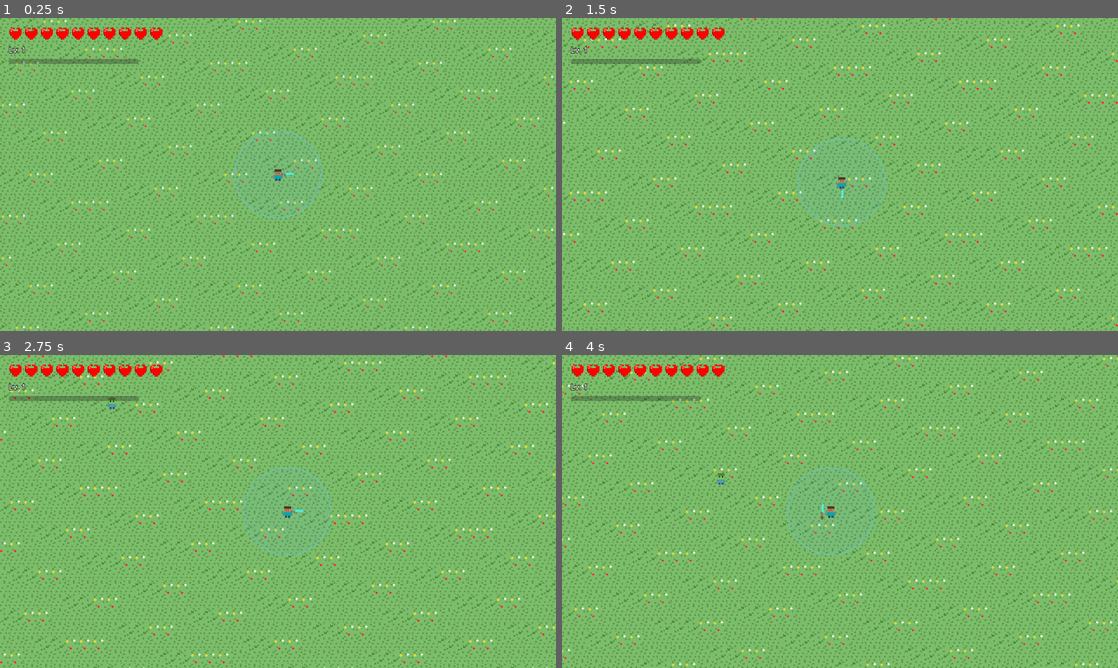
Above: before the commit, frames 1-4 (two rows, left to right).
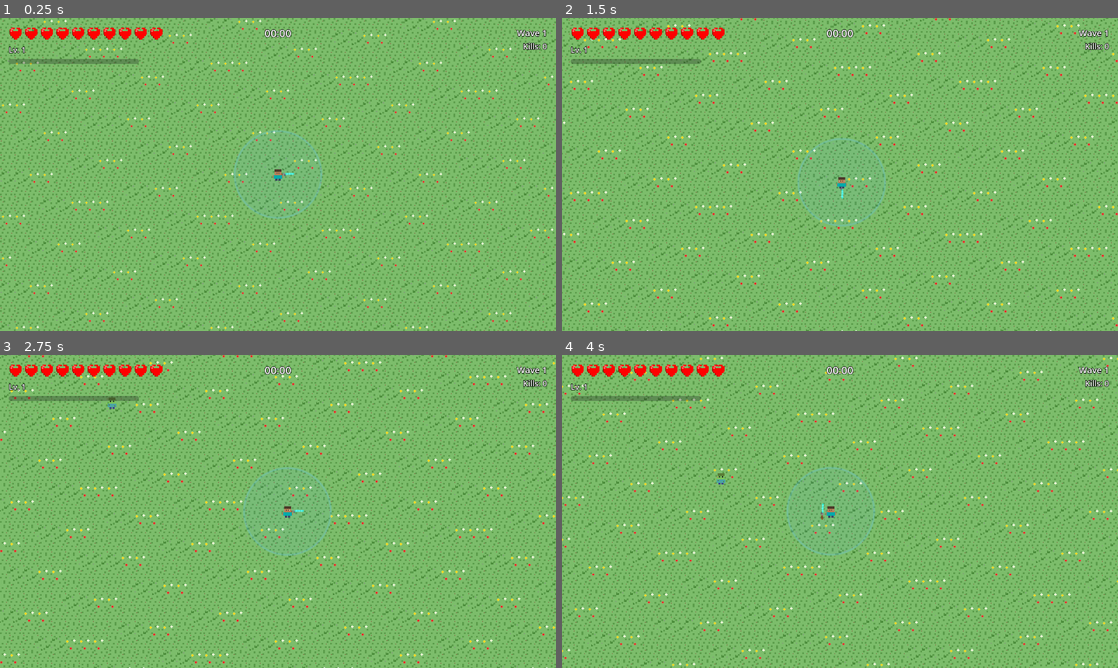
Above: after the commit, the same moments.

Repository: newbdez33/minecraft-survivors
Game: Godot game, scene res://scenes/main.tscn
Same seed, same stepped clock (60 frames per second), same inputs: the game is played once before the commit and once after it.
Inputs:
- Up to frame 1 (0.25 s): no input
- Up to frame 2 (1.5 s): tap Enter at 0.5 s; hold D (move_right) 0.53-1.28 s; hold S (move_down) from 1.28 s (still down)
- Up to frame 3 (2.75 s): release S (move_down) at 2.03 s; hold D (move_right) from 2.03 s (still down)
- Up to frame 4 (4 s): release D (move_right) at 2.78 s; hold W (move_up) 2.78-3.53 s; hold A (move_left) from 3.53 s (still down)

The runs differ from the first frame. In frame 1, 0.3% of the frame differs, in the area x 47-99%, y 3-11%; in frame 2, 0.3%; in frame 3, 0.3%; in frame 4, 0.3%.

Commit message:
feat: Phase 4 Step 11-12 - Spawner update and full integration
Step 11:
- Add Enderman/Witch to spawner (spawn after 120s/150s)
- Add enderman_weight, witch_weight variables

Step 12 - Integration:
- Add DayNightCycle, WaveManager, GameStats nodes to main scene
- Add Wave, Kills, Time display to HUD
- Add set_wave(), set_kills(), set_time() methods to HUD
- Add enemy_killed signal to spawner for kill tracking
- Connect all signals in game.gd

Phase 4 COMPLETE - 229 tests passing

Diff:
--- a/scenes/main.tscn
+++ b/scenes/main.tscn
@@ -9,6 +9,9 @@
 [ext_resource type="Script" path="res://scripts/systems/upgrade_manager.gd" id="7_upgrade_manager"]
 [ext_resource type="PackedScene" uid="uid://upgradeui001" path="res://scenes/ui/upgrade_ui.tscn" id="8_upgrade_ui"]
 [ext_resource type="PackedScene" uid="uid://phase4gameover" path="res://scenes/ui/game_over_ui.tscn" id="9_game_over_ui"]
+[ext_resource type="Script" path="res://scripts/systems/day_night_cycle.gd" id="10_day_night"]
+[ext_resource type="Script" path="res://scripts/systems/wave_manager.gd" id="11_wave_manager"]
+[ext_resource type="Script" path="res://scripts/systems/game_stats.gd" id="12_game_stats"]
 
 [node name="Main" type="Node2D"]
 script = ExtResource("6_game")
@@ -41,3 +44,12 @@
 [node name="UpgradeUI" parent="." instance=ExtResource("8_upgrade_ui")]
 
 [node name="GameOverUI" parent="." instance=ExtResource("9_game_over_ui")]
+
+[node name="DayNightCycle" type="Node" parent="."]
+script = ExtResource("10_day_night")
+
+[node name="WaveManager" type="Node" parent="."]
+script = ExtResource("11_wave_manager")
+
+[node name="GameStats" type="Node" parent="."]
+script = ExtResource("12_game_stats")
--- a/scenes/ui/hud.tscn
+++ b/scenes/ui/hud.tscn
@@ -38,3 +38,63 @@
 max_value = 10.0
 step = 1.0
 show_percentage = false
+
+[node name="TopRightContainer" type="VBoxContainer" parent="."]
+anchors_preset = 1
+anchor_left = 1.0
+anchor_right = 1.0
+offset_left = -150.0
+offset_top = 20.0
+offset_right = -20.0
+offset_bottom = 80.0
+grow_horizontal = 0
+theme_override_constants/separation = 4
+
+[node name="WaveLabel" type="Label" parent="TopRightContainer"]
+layout_mode = 2
+theme_override_colors/font_color = Color(1, 1, 1, 1)
+theme_override_colors/font_outline_color = Color(0, 0, 0, 1)
+theme_override_constants/outline_size = 4
+theme_override_font_sizes/font_size = 20
+text = "Wave 1"
+horizontal_alignment = 2
+
+[node name="KillsLabel" type="Label" parent="TopRightContainer"]
+layout_mode = 2
+theme_override_colors/font_color = Color(1, 1, 1, 1)
+theme_override_colors/font_outline_color = Color(0, 0, 0, 1)
+theme_override_constants/outline_size = 4
+theme_override_font_sizes/font_size = 18
+text = "Kills: 0"
+horizontal_alignment = 2
+
+[node name="TopCenterContainer" type="Control" parent="."]
+anchors_preset = 5
+anchor_left = 0.5
+anchor_right = 0.5
+offset_left = -75.0
+offset_top = 20.0
+offset_right = 75.0
+offset_bottom = 50.0
+grow_horizontal = 2
+
+[node name="TimeLabel" type="Label" parent="TopCenterContainer"]
+layout_mode = 1
+anchors_preset = 8
+anchor_left = 0.5
+anchor_top = 0.5
+anchor_right = 0.5
+anchor_bottom = 0.5
+offset_left = -50.0
+offset_top = -15.0
+offset_right = 50.0
+offset_bottom = 15.0
+grow_horizontal = 2
+grow_vertical = 2
+theme_override_colors/font_color = Color(1, 1, 1, 1)
+theme_override_colors/font_outline_color = Color(0, 0, 0, 1)
+theme_override_constants/outline_size = 4
+theme_override_font_sizes/font_size = 24
+text = "00:00"
+horizontal_alignment = 1
+vertical_alignment = 1
--- a/scripts/game.gd
+++ b/scripts/game.gd
@@ -8,17 +8,22 @@
 @onready var upgrade_manager: Node = $UpgradeManager
 @onready var upgrade_ui: CanvasLayer = $UpgradeUI
 @onready var game_over_ui: CanvasLayer = $GameOverUI
-
-## Game statistics
-var game_stats: Node = null
+@onready var day_night_cycle: Node = $DayNightCycle
+@onready var wave_manager: Node = $WaveManager
+@onready var game_stats: Node = $GameStats
 
 func _ready() -> void:
-	# Initialize game stats
-	var stats_script = load("res://scripts/systems/game_stats.gd")
-	if stats_script:
-		game_stats = stats_script.new()
-		add_child(game_stats)
+	# Start tracking game stats
+	if game_stats:
 		game_stats.start_tracking()
+
+	# Connect wave manager signals
+	if wave_manager:
+		wave_manager.wave_started.connect(_on_wave_started)
+
+	# Connect day/night cycle signals
+	if day_night_cycle:
+		day_night_cycle.time_changed.connect(_on_time_changed)
 
 	# Connect player health to HUD
 	if player and hud:
@@ -44,6 +49,10 @@
 	if game_over_ui:
 		game_over_ui.restart_pressed.connect(_on_restart_pressed)
 		game_over_ui.quit_pressed.connect(_on_quit_pressed)
+
+	# Connect spawner enemy_killed signal
+	if spawner:
+		spawner.enemy_killed.connect(_on_enemy_killed)
 
 func _on_player_health_changed(current: int, maximum: int) -> void:
 	if hud:
@@ -95,7 +104,21 @@
 func _on_quit_pressed() -> void:
 	get_tree().quit()
 
-## Called when an enemy is killed (connect from enemy death)
-func on_enemy_killed() -> void:
+## Called when an enemy is killed via spawner signal
+func _on_enemy_killed(_xp_value: int) -> void:
 	if game_stats:
 		game_stats.add_kill()
+		# Update kills display
+		if hud:
+			hud.set_kills(game_stats.kills)
+
+func _on_wave_started(wave_number: int) -> void:
+	if hud:
+		hud.set_wave(wave_number)
+
+func _on_time_changed(time: float) -> void:
+	if hud:
+		hud.set_time(time)
+	# Update game stats survival time
+	if game_stats:
+		game_stats.survival_time = time
--- a/scripts/spawner.gd
+++ b/scripts/spawner.gd
@@ -3,6 +3,7 @@
 ## Spawns enemies around the player at regular intervals
 
 signal enemy_spawned(enemy: Node2D)
+signal enemy_killed(xp_value: int)
 
 @export var spawn_interval: float = 2.0
 @export var max_enemies: int = 50
@@ -14,12 +15,16 @@
 var skeleton_scene: PackedScene
 var creeper_scene: PackedScene
 var spider_scene: PackedScene
+var enderman_scene: PackedScene
+var witch_scene: PackedScene
 
 # Spawn weights (increase over time)
 var zombie_weight: float = 100.0
 var skeleton_weight: float = 0.0
 var creeper_weight: float = 0.0
 var spider_weight: float = 0.0
+var enderman_weight: float = 0.0
+var witch_weight: float = 0.0
 
 var player: Node2D = null
 var spawn_timer: Timer
@@ -42,6 +47,8 @@
 	skeleton_scene = load("res://scenes/enemies/skeleton.tscn")
 	creeper_scene = load("res://scenes/enemies/creeper.tscn")
 	spider_scene = load("res://scenes/enemies/spider.tscn")
+	enderman_scene = load("res://scenes/enemies/enderman.tscn")
+	witch_scene = load("res://scenes/enemies/witch.tscn")
 
 func _process(delta: float) -> void:
 	game_time += delta
@@ -60,6 +67,14 @@
 	# Creepers after 90 seconds
 	if game_time > 90.0:
 		creeper_weight = min(30.0, (game_time - 90.0) * 0.3)
+
+	# Enderman after 120 seconds (rare, teleporting enemy)
+	if game_time > 120.0:
+		enderman_weight = min(20.0, (game_time - 120.0) * 0.2)
+
+	# Witch after 150 seconds (rare, ranged enemy)
+	if game_time > 150.0:
+		witch_weight = min(15.0, (game_time - 150.0) * 0.15)
 
 func _find_player() -> void:
 	await get_tree().process_frame
@@ -105,7 +120,7 @@
 	enemy_spawned.emit(enemy)
 
 func _select_enemy_type() -> PackedScene:
-	var total_weight = zombie_weight + skeleton_weight + creeper_weight + spider_weight
+	var total_weight = zombie_weight + skeleton_weight + creeper_weight + spider_weight + enderman_weight + witch_weight
 	var roll = randf() * total_weight
 
 	if roll < zombie_weight:
@@ -122,11 +137,20 @@
 
 	if roll < creeper_weight:
 		return creeper_scene
+	roll -= creeper_weight
+
+	if roll < enderman_weight:
+		return enderman_scene
+	roll -= enderman_weight
+
+	if roll < witch_weight:
+		return witch_scene
 
 	return zombie_scene
 
-func _on_enemy_died(_xp_value: int) -> void:
+func _on_enemy_died(xp_value: int) -> void:
 	current_enemy_count -= 1
+	enemy_killed.emit(xp_value)
 
 func set_spawn_rate(interval: float) -> void:
 	spawn_interval = interval
--- a/scripts/ui/hud.gd
+++ b/scripts/ui/hud.gd
@@ -5,6 +5,9 @@
 @onready var hearts_container: HBoxContainer = $MarginContainer/VBoxContainer/HeartsContainer
 @onready var xp_bar: ProgressBar = $MarginContainer/VBoxContainer/XPBar
 @onready var level_label: Label = $MarginContainer/VBoxContainer/LevelLabel
+@onready var wave_label: Label = $TopRightContainer/WaveLabel
+@onready var kills_label: Label = $TopRightContainer/KillsLabel
+@onready var time_label: Label = $TopCenterContainer/TimeLabel
 
 var heart_full_texture: Texture2D
 var heart_half_texture: Texture2D
@@ -69,3 +72,17 @@
 	_current_level = level
 	if level_label:
 		level_label.text = "Lv. " + str(level)
+
+func set_wave(wave: int) -> void:
+	if wave_label:
+		wave_label.text = "Wave " + str(wave)
+
+func set_kills(kills: int) -> void:
+	if kills_label:
+		kills_label.text = "Kills: " + str(kills)
+
+func set_time(time_seconds: float) -> void:
+	if time_label:
+		var minutes = int(time_seconds) / 60
+		var seconds = int(time_seconds) % 60
+		time_label.text = "%02d:%02d" % [minutes, seconds]
--- a/tests/test_runner.gd
+++ b/tests/test_runner.gd
@@ -69,6 +69,10 @@
 		_run_test_suite("Enderman Tests", _test_enderman)
 		_run_test_suite("Witch Tests", _test_witch)
 		_run_test_suite("Potion Tests", _test_potion)
+		# Step 12: Integration
+		_run_test_suite("Spawner Integration Tests", _test_spawner_integration)
+		_run_test_suite("HUD Integration Tests", _test_hud_integration)
+		_run_test_suite("Main Scene Integration Tests", _test_main_scene_integration)
 
 	# Print summary
 	_print_summary()
@@ -1073,3 +1077,114 @@
 		_assert_true(false, "T4.6.32: Potion has explode method")
 		_assert_true(false, "T4.6.33: Potion is Area2D")
 		_assert_true(false, "T4.6.34: Potion has direction property")
+
+# =============================================================================
+# PHASE 4 STEP 12: INTEGRATION TESTS (TDD - Write First)
+# =============================================================================
+
+func _test_spawner_integration() -> void:
+	# T4.12.1: Spawner loads Enderman scene
+	var spawner_script = load("res://scripts/spawner.gd")
+	_assert_not_null(spawner_script, "T4.12.1: Spawner script loads")
+
+	if spawner_script:
+		var spawner = Node.new()
+		spawner.set_script(spawner_script)
+
+		# T4.12.2: Spawner has enderman_scene variable
+		_assert_true("enderman_scene" in spawner, "T4.12.2: Spawner has enderman_scene")
+
+		# T4.12.3: Spawner has witch_scene variable
+		_assert_true("witch_scene" in spawner, "T4.12.3: Spawner has witch_scene")
+
+		# T4.12.4: Spawner has enderman_weight variable
+		_assert_true("enderman_weight" in spawner, "T4.12.4: Spawner has enderman_weight")
+
+		# T4.12.5: Spawner has witch_weight variable
+		_assert_true("witch_weight" in spawner, "T4.12.5: Spawner has witch_weight")
+
+		# T4.12.19: Spawner has enemy_killed signal for kill tracking
+		_assert_true(spawner.has_signal("enemy_killed"), "T4.12.19: Spawner has enemy_killed signal")
+
+		spawner.free()
+	else:
+		_assert_true(false, "T4.12.2: Spawner has enderman_scene")
+		_assert_true(false, "T4.12.3: Spawner has witch_scene")
+		_assert_true(false, "T4.12.4: Spawner has enderman_weight")
+		_assert_true(false, "T4.12.5: Spawner has witch_weight")
+		_assert_true(false, "T4.12.19: Spawner has enemy_killed signal")
+
+func _test_hud_integration() -> void:
+	var hud_scene = load("res://scenes/ui/hud.tscn")
+	if hud_scene:
+		var hud = hud_scene.instantiate()
+
+		# T4.12.6: HUD has set_wave method
+		_assert_true(hud.has_method("set_wave"), "T4.12.6: HUD has set_wave method")
+
+		# T4.12.7: HUD has set_kills method
+		_assert_true(hud.has_method("set_kills"), "T4.12.7: HUD has set_kills method")
+
+		# T4.12.8: HUD has set_time method
+		_assert_true(hud.has_method("set_time"), "T4.12.8: HUD has set_time method")
+
+		# T4.12.9: HUD has WaveLabel or wave display
+		var has_wave = hud.has_node("WaveLabel") or hud.has_node("MarginContainer/VBoxContainer/TopBar/WaveLabel") or hud.has_node("TopBar/WaveLabel")
+		_assert_true(has_wave or hud.has_method("set_wave"), "T4.12.9: HUD has wave display")
+
+		# T4.12.10: HUD has KillsLabel or kills display
+		var has_kills = hud.has_node("KillsLabel") or hud.has_node("MarginContainer/VBoxContainer/TopBar/KillsLabel") or hud.has_node("TopBar/KillsLabel")
+		_assert_true(has_kills or hud.has_method("set_kills"), "T4.12.10: HUD has kills display")
+
+		hud.free()
+	else:
+		_assert_true(false, "T4.12.6: HUD has set_wave method")
+		_assert_true(false, "T4.12.7: HUD has set_kills method")
+		_assert_true(false, "T4.12.8: HUD has set_time method")
+		_assert_true(false, "T4.12.9: HUD has wave display")
+		_assert_true(false, "T4.12.10: HUD has kills display")
+
+func _test_main_scene_integration() -> void:
+	# T4.12.11: Main scene loads
+	var main_scene = load("res://scenes/main.tscn")
+	_assert_not_null(main_scene, "T4.12.11: Main scene loads")
+
+	if main_scene:
+		var main = main_scene.instantiate()
+
+		# T4.12.12: Main has Player
+		_assert_not_null(main.get_node_or_null("Player"), "T4.12.12: Main has Player")
+
+		# T4.12.13: Main has HUD
+		var hud = main.get_node_or_null("HUD") or main.get_node_or_null("CanvasLayer/HUD")
+		_assert_not_null(hud, "T4.12.13: Main has HUD")
+
+		# T4.12.14: Main has GameOverUI
+		var game_over = main.get_node_or_null("GameOverUI") or main.get_node_or_null("CanvasLayer/GameOverUI")
+		_assert_not_null(game_over, "T4.12.14: Main has GameOverUI")
+
+		# T4.12.15: Main has Spawner or MobSpawner
+		var spawner = main.get_node_or_null("Spawner") or main.get_node_or_null("MobSpawner")
+		_assert_not_null(spawner, "T4.12.15: Main has Spawner")
+
+		# T4.12.16: Main has DayNightCycle
+		var day_night = main.get_node_or_null("DayNightCycle")
+		_assert_not_null(day_night, "T4.12.16: Main has DayNightCycle")
+
+		# T4.12.17: Main has WaveManager
+		var wave_manager = main.get_node_or_null("WaveManager")
+		_assert_not_null(wave_manager, "T4.12.17: Main has WaveManager")
+
+		# T4.12.18: Main has GameStats
+		var game_stats = main.get_node_or_null("GameStats")
+		_assert_not_null(game_stats, "T4.12.18: Main has GameStats")
+
+		main.free()
+	else:
+		_assert_true(false, "T4.12.12: Main has Player")
+		_assert_true(false, "T4.12.13: Main has HUD")
+		_assert_true(false, "T4.12.14: Main has GameOverUI")
+		_assert_true(false, "T4.12.15: Main has Spawner")
+		_assert_true(false, "T4.12.16: Main has DayNightCycle")
+		_assert_true(false, "T4.12.17: Main has WaveManager")
+		_assert_true(false, "T4.12.18: Main has GameStats")
Not shown: 1 places in scenes/main.tscn that only renumber resources
